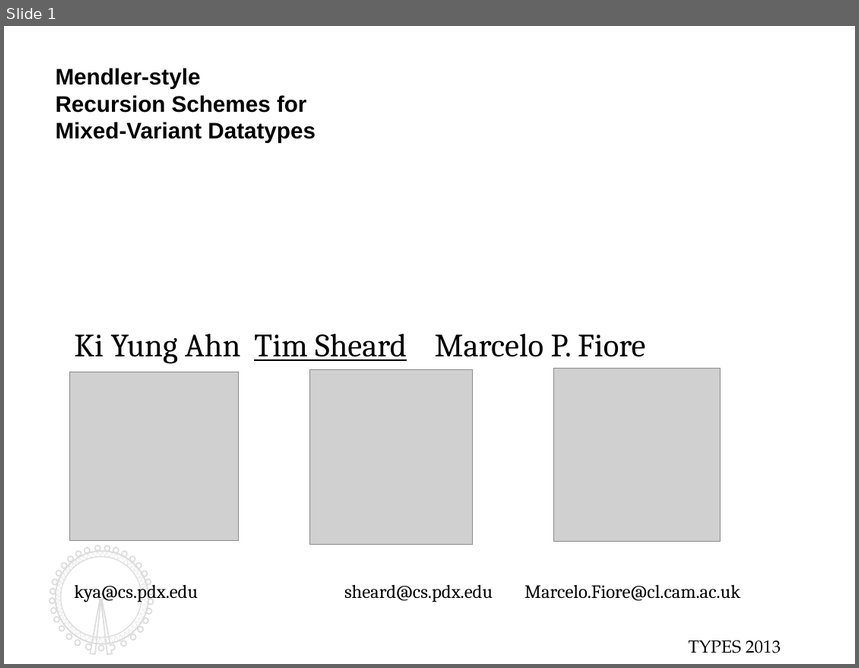
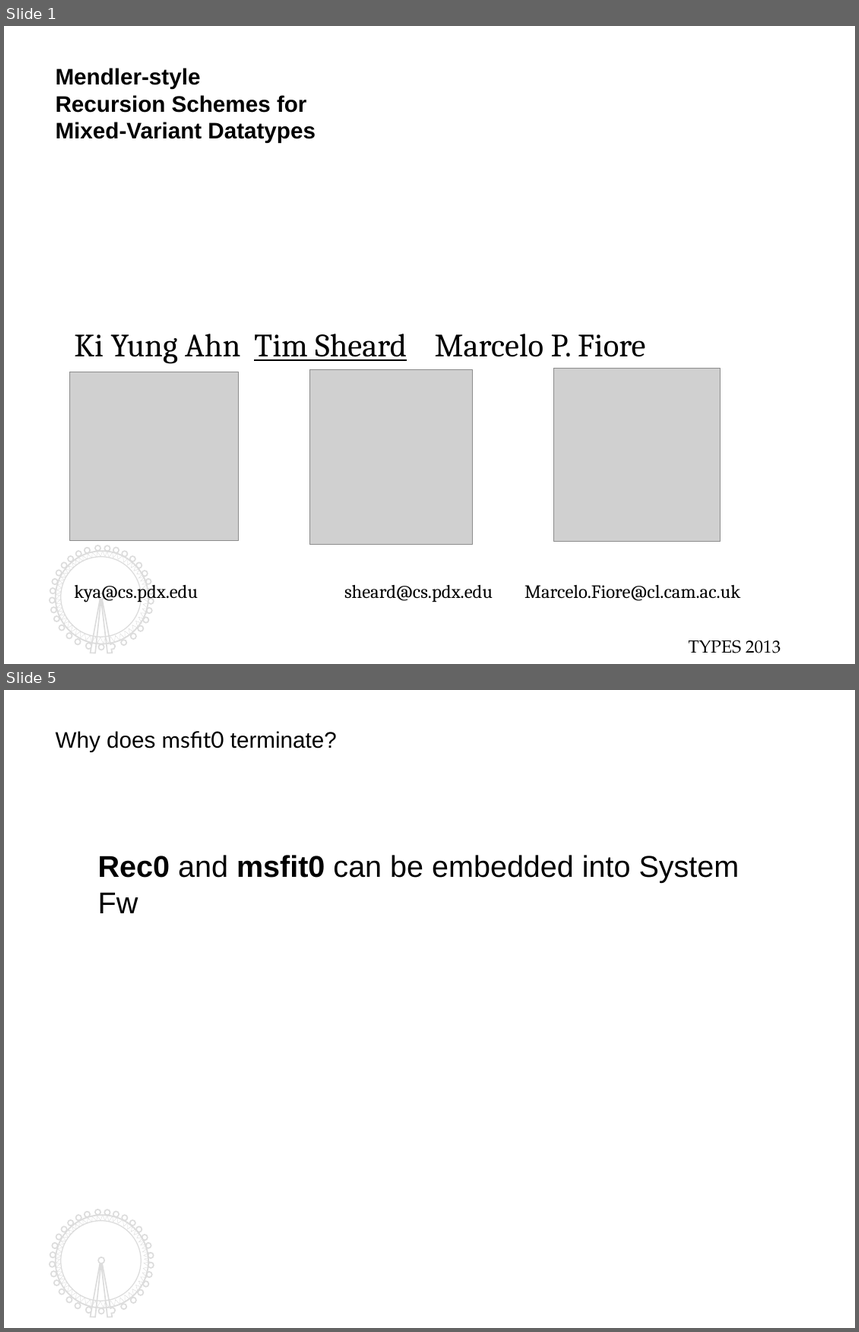
Before and after one commit to kyagrd/nax, a slide deck: trunk/draft/TYPES13/ppt/myslide.odp. Shown one above the other, each under a label of ours: slide 1 before the commit, slides 1 and 5 after it; the slides between them are not shown. The pictures are 859x668 and 859x1332 pixels, drawn with LibreOffice and Linux fonts; fonts in the diff are those of the drawing; grey boxes stand for pictures. Boxes give left, top, right and bottom in pixels: in the first picture for what was removed or moved away, otherwise in the second. Text is boxed around its words. In the diff, an @@ line names an element or a change of style, - is before the commit and + after.

```diff
--- a/trunk/draft/TYPES13/ppt/myslide.odp
+++ b/trunk/draft/TYPES13/ppt/myslide.odp
@@ slide 5 added at [4, 690, 855, 1328], background #FFFFFF; not listed: 4 template elements that a slide beside it also shows @@
@@ text added at [56, 731, 337, 752], 18 pt, text #000000 @@
+Why does msfit0 terminate?
@@ text added at [98, 855, 740, 913], 24 pt, text #000000 @@
+Rec0 and msfit0 can be embedded into System Fw
@@ slide 1 changed as well @@
@@ freeform shape at [49, 547, 154, 655]: outline redrawn @@
```
Also in this commit, not shown: 2 other slides changed, 5 other slides added, 3 slides removed, 1 other file.
